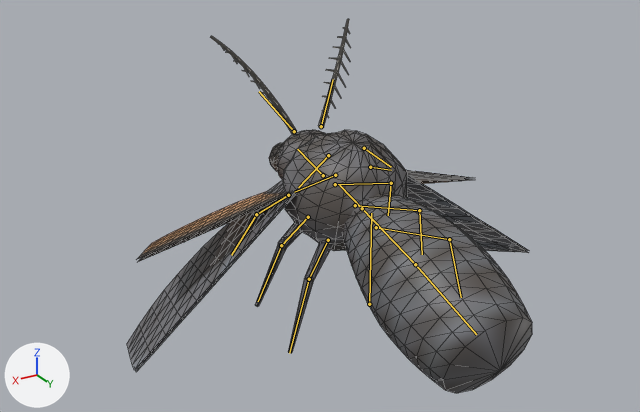
A saved change to the glTF model assets/creatures/flue_moth/flue_moth.glb.
Before and after are seen from a 50 mm lens placed at (1.088, 1.576, 1.081), pointed at (0.109, -0.055, 0.266). Lighting does not change. The marker at lower left points along +X, +Y and +Z. The first picture is the older version. Both versions are drawn at frame 10 of the action 'cast'; the numbers are the values there. The bones that bend it are drawn over the model as lines. Mesh edges are drawn as thin lines.

In view in the first picture: 'flue_moth'.
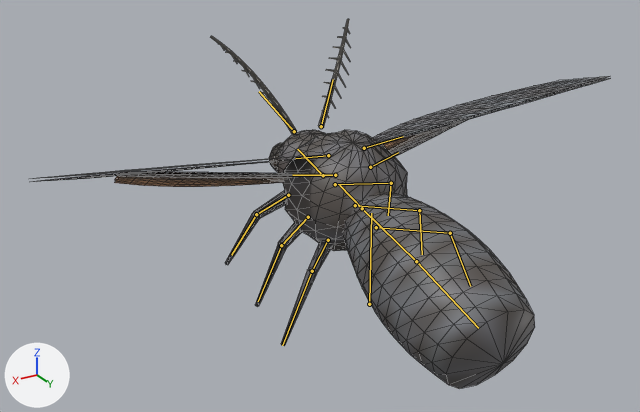
What differs and where, as boxes (x1, y1, x2, y2) in the pictures (640 x 412 px):
'flue_moth', posed (42% wider)
    before: (127, 19, 532, 393)
    after: (34, 19, 611, 389)
bone 'abdomen0', root to tip
    before: (362, 208) to (415, 264)
    after: (362, 208) to (416, 261)
bone 'forewing_l', root to tip
    before: (328, 155) to (298, 187)
    after: (328, 155) to (295, 158)
bone 'hindwing_l', root to tip
    before: (335, 175) to (294, 192)
    after: (335, 175) to (292, 175)
bone 'leg_l2_a', root to tip
    before: (328, 240) to (309, 279)
    after: (328, 240) to (312, 271)
bone 'forewing_r', root to tip
    before: (364, 148) to (391, 167)
    after: (364, 148) to (403, 136)
bone 'hindwing_r', root to tip
    before: (370, 167) to (391, 170)
    after: (370, 167) to (398, 152)
bone 'leg_r2_a', root to tip
    before: (376, 227) to (449, 239)
    after: (376, 227) to (450, 233)

The change in detail:
Bone 'abdomen0' (bone_abdomen0) turns from (10, 0, 0) to (12, 0, 0) degrees about its own x, y and z.
Bone 'forewing_l' (bone_forewing_l) turns from (-34, 15, -70) to (15, 7, -71) degrees about its own x, y and z.
Bone 'hindwing_l' (bone_hindwing_l) turns from (-29, 7, -94) to (0, 15, -95) degrees about its own x, y and z.
Bone 'leg_l2_a' (bone_leg_l2_a) turns from (0, 0, 0) to (7, -7, 1) degrees about its own x, y and z.
Bone 'forewing_r' (bone_forewing_r) turns from (-34, -15, 70) to (15, -7, 71) degrees about its own x, y and z.
Bone 'hindwing_r' (bone_hindwing_r) turns from (-29, -7, 94) to (0, -15, 95) degrees about its own x, y and z.
Bone 'leg_r2_a' (bone_leg_r2_a) turns from (0, 0, 0) to (7, 7, -1) degrees about its own x, y and z.
